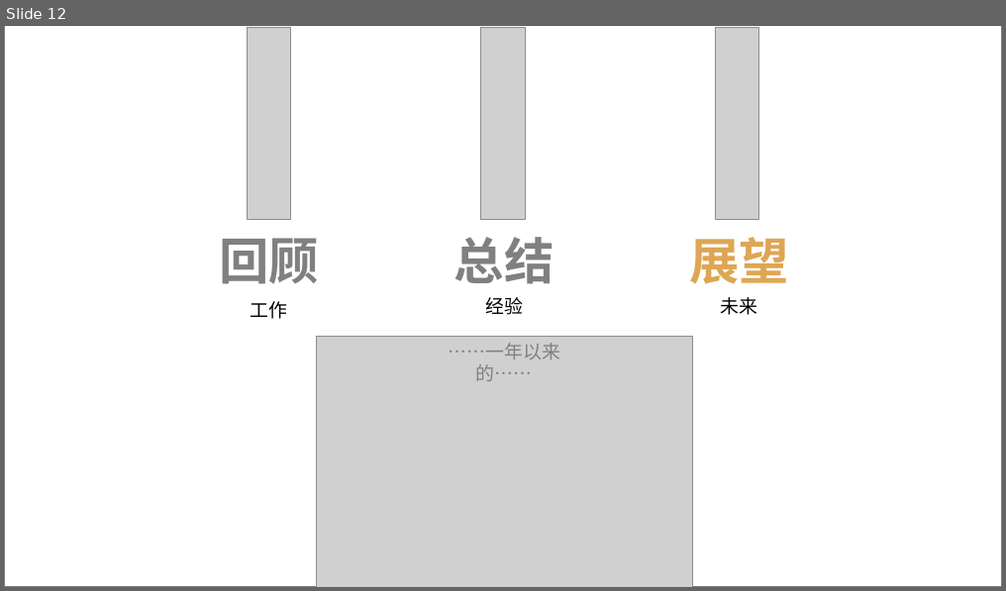
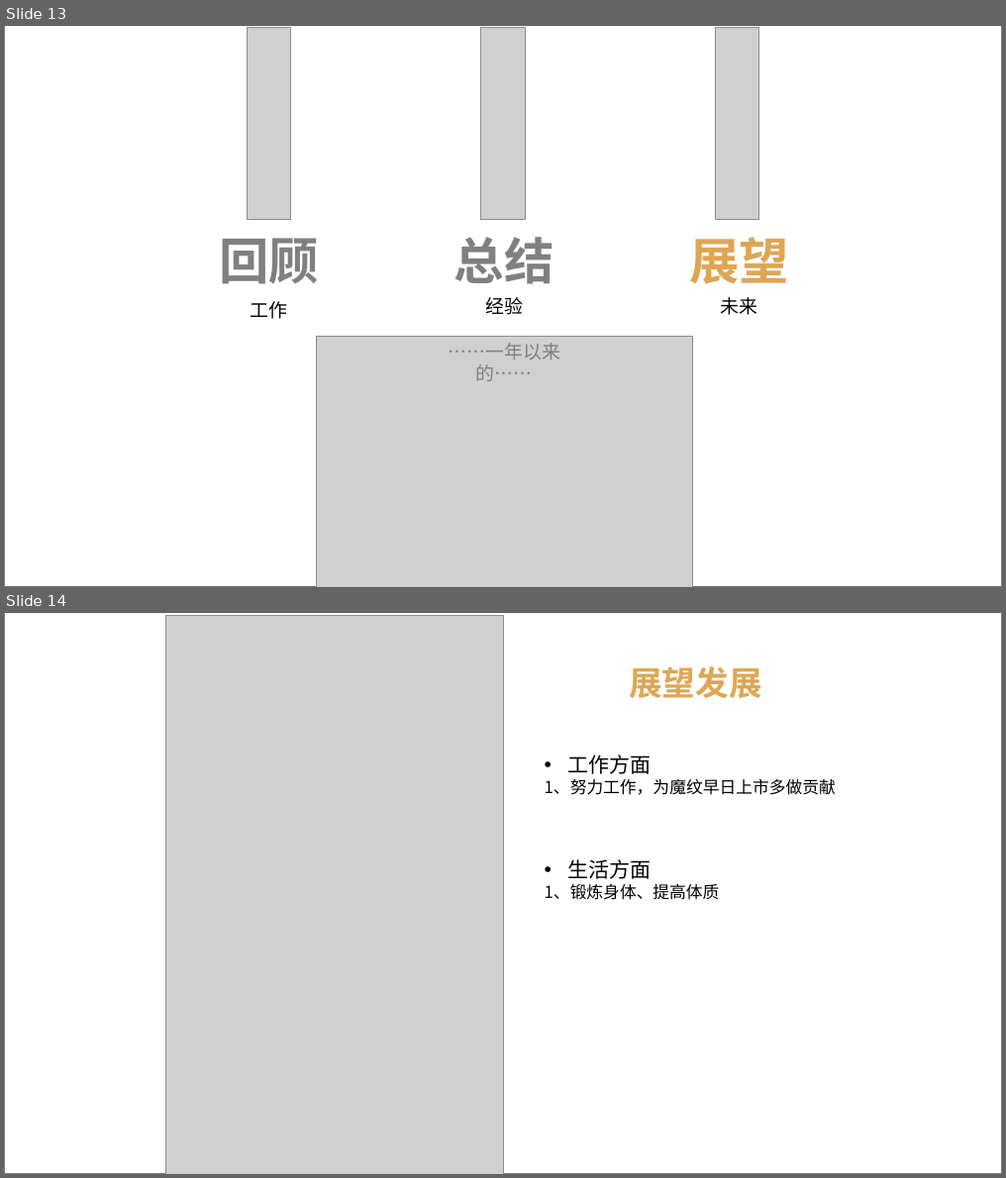
Before and after one commit to 523793658/Air, a slide deck: 2016年终工作总结ppt.pptx. Shown one above the other, each under a label of ours: slide 12 before the commit, slides 13 and 14 after it. The pictures are 1006x591 and 1006x1178 pixels, drawn with LibreOffice and Linux fonts; fonts in the diff are those of the drawing; grey boxes stand for pictures. Boxes give left, top, right and bottom in pixels: in the first picture for what was removed or moved away, otherwise in the second. Text is boxed around its words. In the diff, an @@ line names an element or a change of style, - is before the commit and + after.

```diff
--- a/2016年终工作总结ppt.pptx
+++ b/2016年终工作总结ppt.pptx
@@ slide 14 added at [4,613,1002,1174], background #FFFFFF; not listed: 1 template element that a slide beside it also shows @@
@@ picture added at [165,615,503,1174] @@
@@ text added at [629,666,761,698], 32 pt, text #DEA654, bold @@
+展望发展
@@ text added at [545,755,836,900], 16 pt, text #000000 @@
+• 工作方面
+1、努力工作，为魔纹早日上市多做贡献
+• 生活方面
+1、锻炼身体、提高体质
@@ what was slide 12 is now slide 13 @@
```
Also in this commit, not shown: 3 slides changed, 8 other slides added, 9 slides removed.
